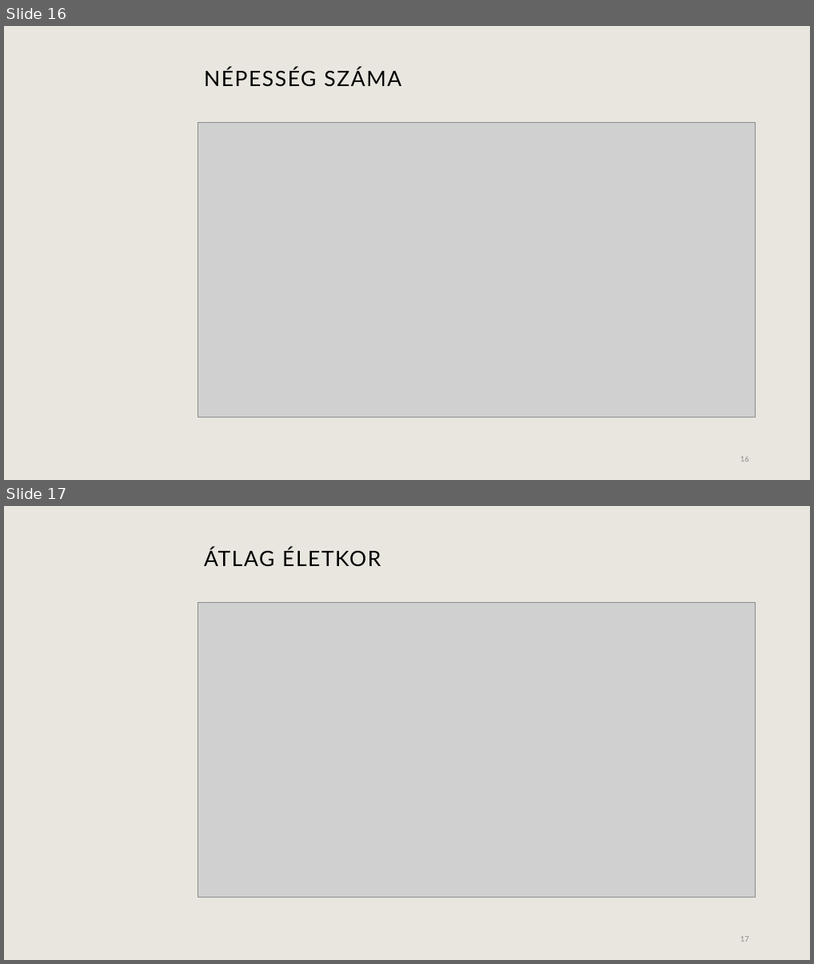
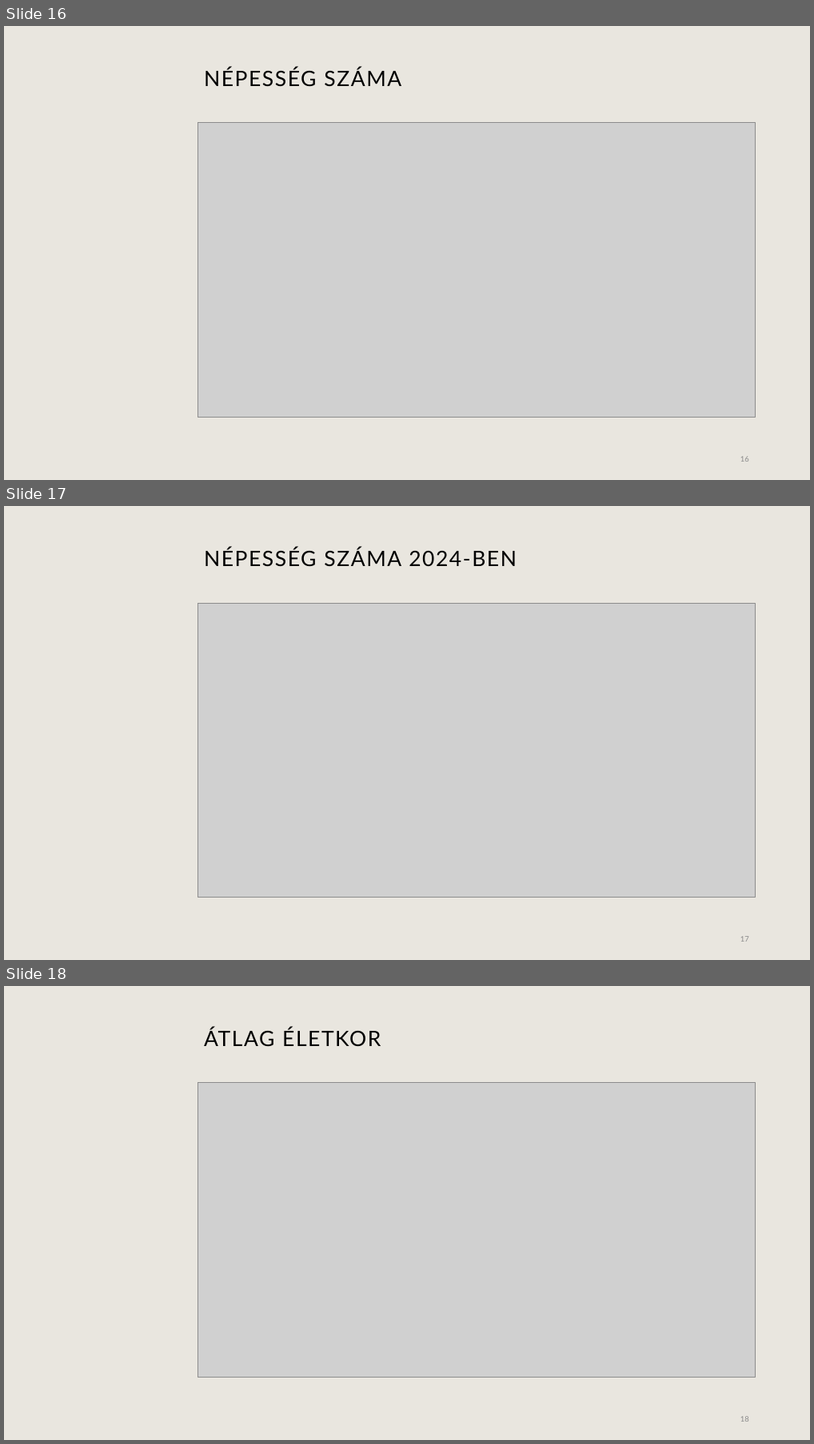
Before and after one commit to tthzsombor/prog_bead, a slide deck: Nepesseg.pptx. Shown one above the other, each under a label of ours: slides 16 and 17 before the commit, slides 16, 17 and 18 after it. The pictures are 814x964 and 814x1444 pixels, drawn with LibreOffice and Linux fonts; fonts in the diff are those of the drawing; grey boxes stand for pictures; background and template pictures are left out. Boxes give left, top, right and bottom in pixels: in the first picture for what was removed or moved away, otherwise in the second. Text is boxed around its words. In the diff, an @@ line names an element or a change of style, - is before the commit and + after.

```diff
--- a/Nepesseg.pptx
+++ b/Nepesseg.pptx
@@ slide 17 added at box(4, 506, 810, 960), background #E9E6DF @@
@@ title added at box(204, 548, 517, 567), 25.2 pt, text #000000 @@
+NÉPESSÉG SZÁMA 2024-BEN
@@ picture added at box(198, 604, 756, 896) @@
@@ page number added at box(741, 936, 750, 941), 9 pt, text #8C8C8C @@
+17
@@ what was slide 17 is now slide 18 @@
@@ page number at box(741, 1416, 750, 1421): text changed @@
-17
+18
```
Also in this commit, not shown: 3 slides changed, 2 other slides added, 1 slide removed, 2 other files.
